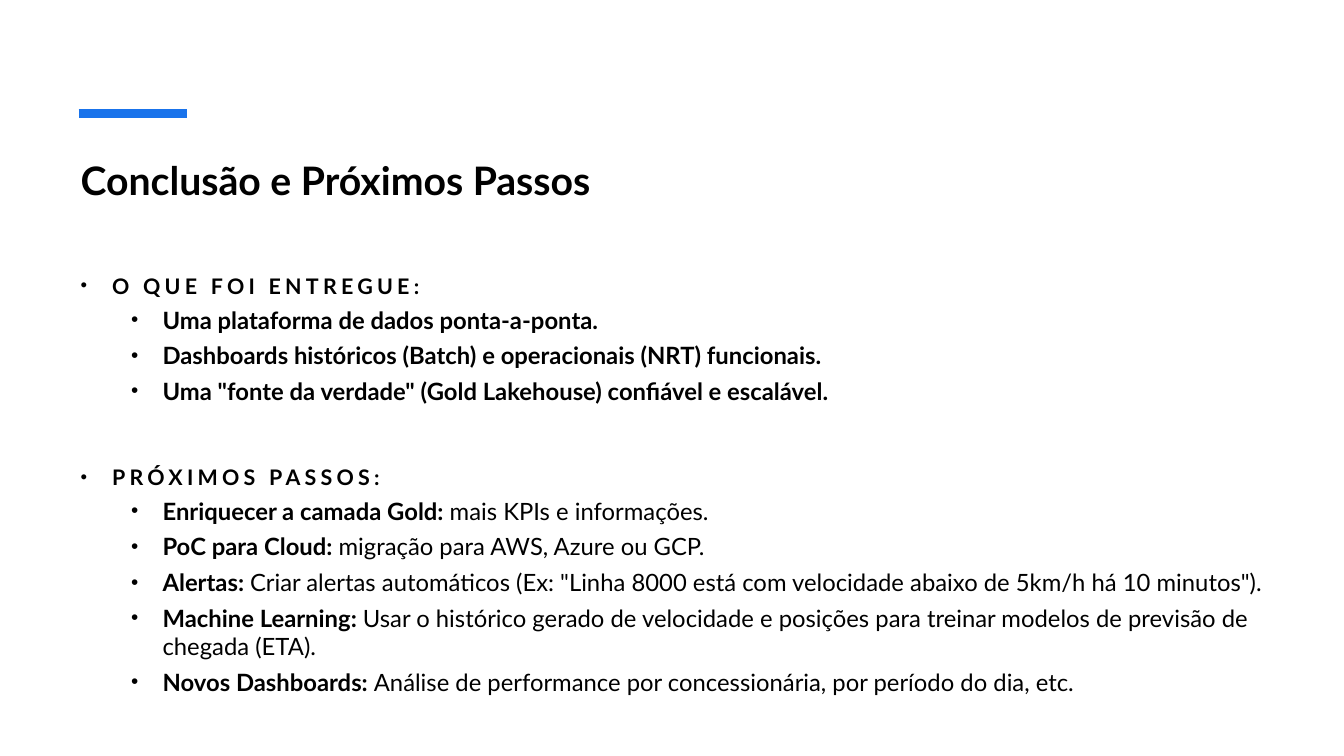
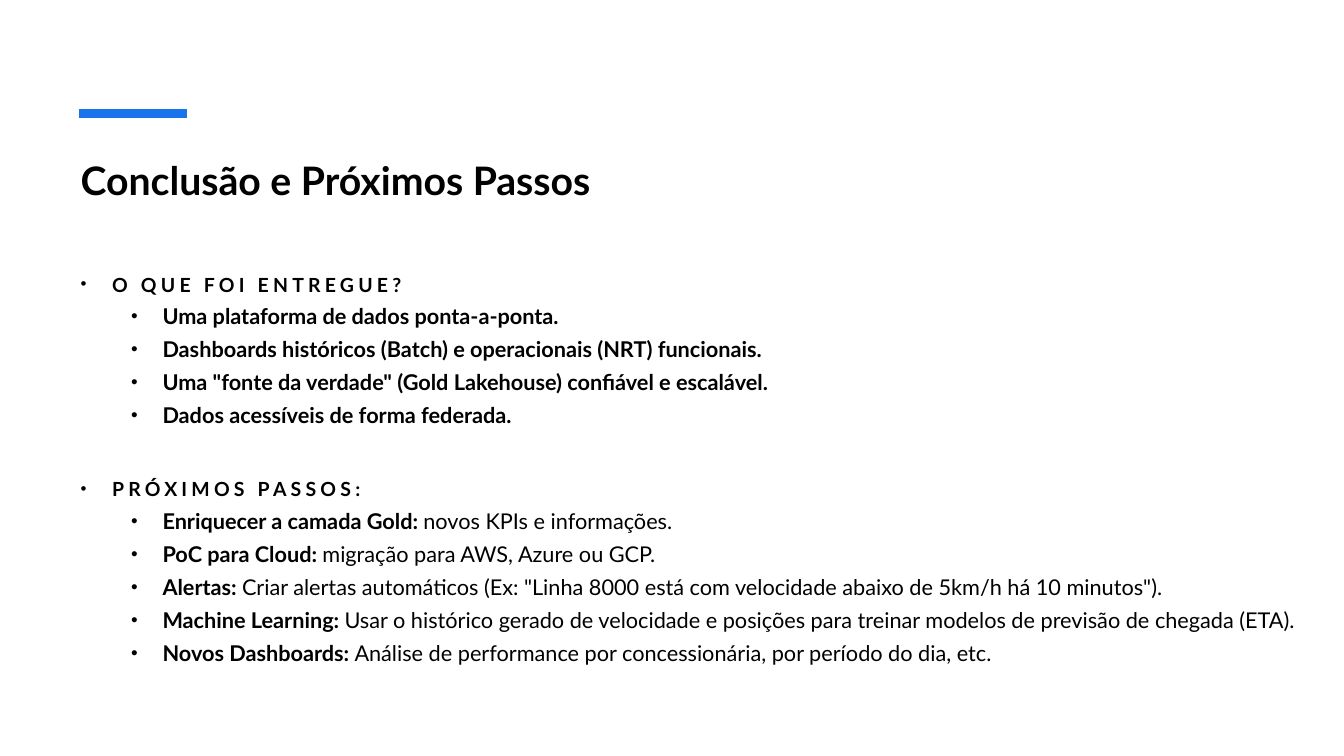
Before and after one commit to guilhermepepa/FIA-Projeto-Final, a slide deck: slide 11 of documentacoes/Apresentação_Projeto_Final.pptx (slide 10 before the commit). Drawn at 1344x756 pixels with LibreOffice and Linux fonts; fonts in the diff are those of the drawing. Boxes give left, top, right and bottom in pixels: in the first picture for what was removed or moved away, otherwise in the second. Text is boxed around its words. In the diff, an @@ line names an element or a change of style, - is before the commit and + after.

```diff
--- a/documentacoes/Apresentação_Projeto_Final.pptx
+++ b/documentacoes/Apresentação_Projeto_Final.pptx
@@ subtitle at box(112, 277, 402, 295): text changed; size 15.3 to 13.9 pt @@
-• O QUE FOI ENTREGUE:
+• O QUE FOI ENTREGUE?
@@ subtitle at box(112, 308, 1294, 665): size 17 to 15.5 pt in "Uma plataforma de dados ponta-a-ponta.", "Dashboards históricos (Batch) e operacionais (NRT) funcionai ...", "Uma "fonte da verdade" (Gold Lakehouse) confiável ...", "PoC para Cloud: migração para AWS, Azure ..." and 3 more places; size 15.3 to 13.9 pt in "PRÓXIMOS PASSOS:" @@
@@ subtitle at box(163, 407, 511, 423): paragraph added @@
+  • Dados acessíveis de forma federada.
@@ subtitle at box(163, 513, 673, 533): text changed; size 17 to 15.5 pt @@
-  • Enriquecer a camada Gold: mais KPIs e informações.
+  • Enriquecer a camada Gold: novos KPIs e informações.
```
Also in this commit, not shown: 9 other slides changed, 2 slides added, 1 slide removed, 2 other files.
